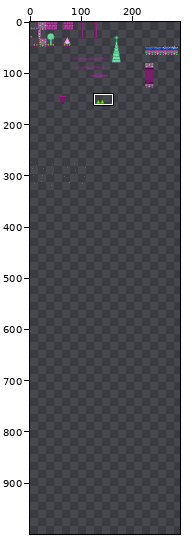
Sprite sheet -- map/tilesheet.png. The picture above shows the old version from afar; the outline marks the close-up.
Close-up. First the earlier version:
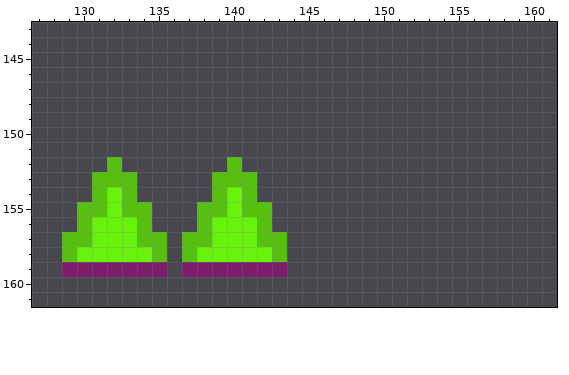
The file is 320x320 pixels. Pixels under 10% opacity are left out. Colours within 5 levels of each other are drawn and written as one. Shown: x 127..161, y 143..161. The old version is drawn lined up with the new one, on the new canvas. The wide view leaves out empty margins. The commit also changed other parts of the picture, which this record leaves out.
And afterwards:
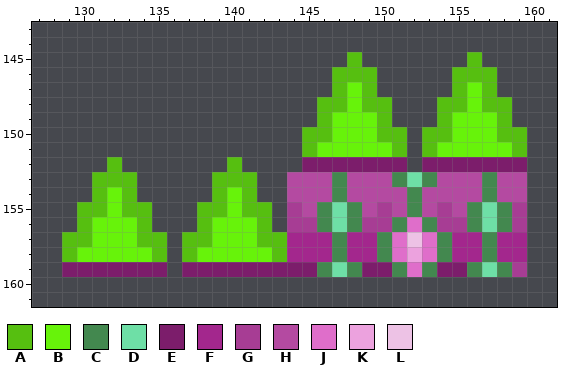
Palette (. is transparent): A #56bf10  B #67f30a  C #43884f  D #6edfa6  E #7c1d6b  F #a3278d  G #a73d94  H #b44aa1  J #df6eca  K #eca2de  L #edc2e5
The edit:
canvas 320x320 -> 320x1000
@@ x 142..161 @@
 144 ....................
-145 ....................
-146 ....................
-147 ....................
-148 ....................
-149 ....................
-150 ....................
-151 ....................
-152 ....................
-153 ....................
-154 ....................
-155 A...................
-156 A...................
-157 AA..................
-158 BA..................
-159 EE..................
+145 ......A.......A.....
+146 .....AAA.....AAA....
+147 .....ABA.....ABA....
+148 ....AABAA...AABAA...
+149 ....ABBBA...ABBBA...
+150 ...AABBBAA.AABBBAA..
+151 ...ABBBBBA.ABBBBBA..
+152 ...EEEEEEE.EEEEEEE..
+153 ..HHHCHHHCDCHHHCHH..
+154 ..HHHCHHHHCHHHHCHH..
+155 A.GHCDCHGHCHGHCDCG..
+156 A.GGCDCGGCJCGGCDCG..
+157 AAFFFCFFCJLJCFFCFF..
+158 BAFFFCFFCJKJCFFCFF..
+159 EEEECDCEECJCEECDCG..
 160 ....................
Pixel boxes of the changes (left, top, right, bottom) in both close-ups:
added: (287, 52, 527, 277)
